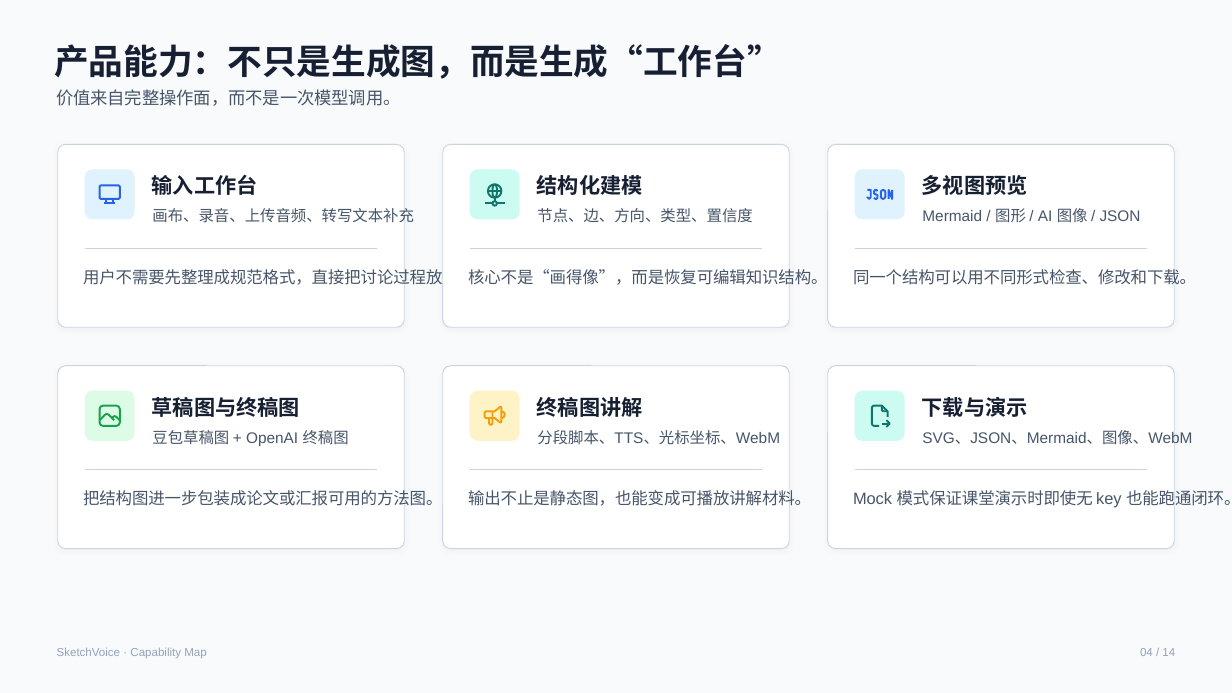
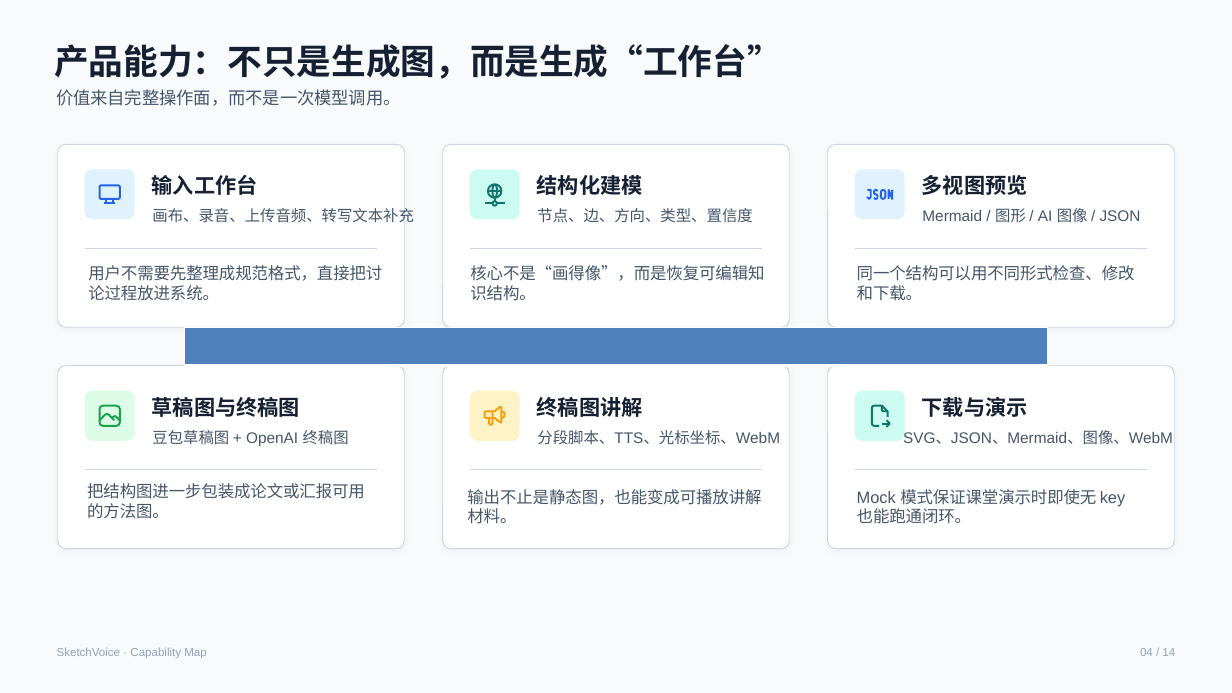
Before and after one commit to zane-gao/voice_BIG, a slide deck: slide 4 of projects/sketchvoice-mmsb-graph-product-defense_ppt169_20260614/exports/sketchvoice-mmsb-graph-product-defense_20260614_162618.pptx. Drawn at 1232x693 pixels with LibreOffice and Linux fonts; fonts in the diff are those of the drawing. Boxes give left, top, right and bottom in pixels: in the first picture for what was removed or moved away, otherwise in the second. Text is boxed around its words. In the diff, an @@ line names an element or a change of style, - is before the commit and + after.

```diff
--- a/projects/sketchvoice-mmsb-graph-product-defense_ppt169_20260614/exports/sketchvoice-mmsb-graph-product-defense_20260614_162618.pptx
+++ b/projects/sketchvoice-mmsb-graph-product-defense_ppt169_20260614/exports/sketchvoice-mmsb-graph-product-defense_20260614_162618.pptx
@@ text "用户不需要先整理成规范格式，直接把讨论过程放进系统。" rewrapped from (83, 269, 508, 288) to (88, 265, 382, 300) @@
@@ text "核心不是“画得像”，而是恢复可编辑知识结构。" rewrapped from (468, 269, 827, 285) to (470, 265, 764, 301) @@
@@ text "同一个结构可以用不同形式检查、修改和下载。" rewrapped from (853, 269, 1196, 285) to (857, 265, 1135, 301) @@
@@ table added at (185, 327, 1047, 366), 1 rows, 1 columns @@
+
@@ text "SVG、JSON、Mermaid、图像、WebM": place and size @@
-text "SVG、JSON、Mermaid、图像、WebM" at (922, 430, 1192, 445)
+text "SVG、JSON、Mermaid、图像、WebM" at (903, 430, 1173, 444)
@@ text "把结构图进一步包装成论文或汇报可用的方法图。" rewrapped from (83, 490, 442, 506) to (87, 483, 365, 519) @@
@@ text "输出不止是静态图，也能变成可播放讲解材料。" rewrapped from (468, 490, 811, 506) to (467, 489, 761, 524) @@
@@ text "Mock 模式保证课堂演示时即使无 key 也能跑通闭环。" rewrapped from (853, 490, 1232, 508) to (857, 489, 1125, 524) @@
```
Also in this commit, not shown: 10 other slides changed.
